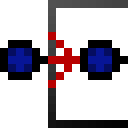
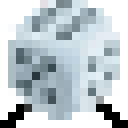
Comparing the layer stacks of the two w=128, h=128 images. Changes:
showed group "Branch Action" (8 layers) over <box>0,0,128,128</box>
showed "Ebene 84", painted on it over <box>8,0,120,120</box>
hid group "Provides Delegation Connector Kopie" (8 layers) over <box>0,0,128,128</box>
